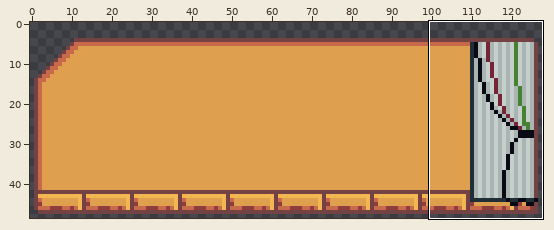
File history of a pixel-art file, Graphics/Pictures/Party/Fire.aseprite. The picture above shows the old version from afar; the outline marks the close-up.
Close-up. As it was:
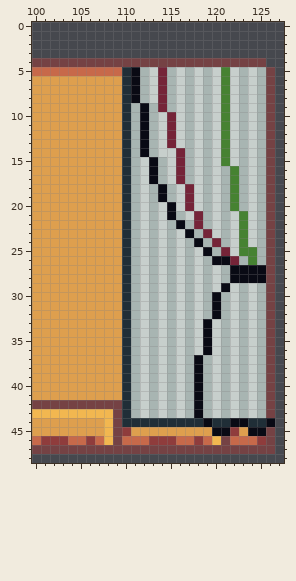
128x49 pixels, 1 frame. Shown: x 100..127, y 0..48.
And afterwards:
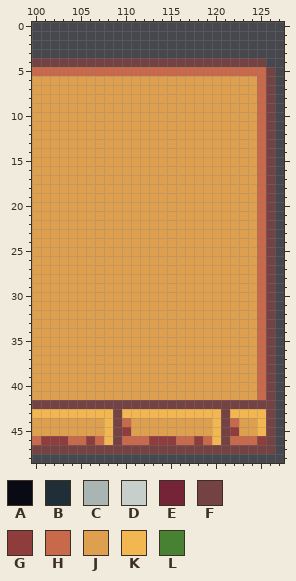
Palette (. is transparent): A #090a14  B #202e37  C #a8b5b2  D #c7cfcc  E #752438  F #754244  G #8f3c3c  H #c7694a  J #de9f4e  K #f2b750  L #468232
Difference:
layer "noRmal" now hidden
layer "Layer 1" removed
Changed rows in their new state; - is an unchanged pixel.
first column x 110:
 5 HHHHHHHHHHHHHHHH-
 6 JJJJJJJJJJJJJJJH-
 7 JJJJJJJJJJJJJJJH-
 8 JJJJJJJJJJJJJJJH-
 9 JJJJJJJJJJJJJJJH-
10 JJJJJJJJJJJJJJJH-
11 JJJJJJJJJJJJJJJH-
12 JJJJJJJJJJJJJJJH-
13 JJJJJJJJJJJJJJJH-
14 JJJJJJJJJJJJJJJH-
15 JJJJJJJJJJJJJJJH-
16 JJJJJJJJJJJJJJJH-
17 JJJJJJJJJJJJJJJH-
18 JJJJJJJJJJJJJJJH-
19 JJJJJJJJJJJJJJJH-
20 JJJJJJJJJJJJJJJH-
21 JJJJJJJJJJJJJJJH-
22 JJJJJJJJJJJJJJJH-
23 JJJJJJJJJJJJJJJH-
24 JJJJJJJJJJJJJJJH-
25 JJJJJJJJJJJJJJJH-
26 JJJJJJJJJJJJJJJH-
27 JJJJJJJJJJJJJJJH-
28 JJJJJJJJJJJJJJJH-
29 JJJJJJJJJJJJJJJH-
30 JJJJJJJJJJJJJJJH-
31 JJJJJJJJJJJJJJJH-
32 JJJJJJJJJJJJJJJH-
33 JJJJJJJJJJJJJJJH-
34 JJJJJJJJJJJJJJJH-
35 JJJJJJJJJJJJJJJH-
36 JJJJJJJJJJJJJJJH-
37 JJJJJJJJJJJJJJJH-
38 JJJJJJJJJJJJJJJH-
39 JJJJJJJJJJJJJJJH-
40 JJJJJJJJJJJJJJJH-
41 JJJJJJJJJJJJJJJH-
42 FFFFFFFFFFFFFFFF-
43 KKKKKKKKKKKFKKKK-
44 HJJJJJJJJJKFHJJKF
45 ----------KF--JK-
